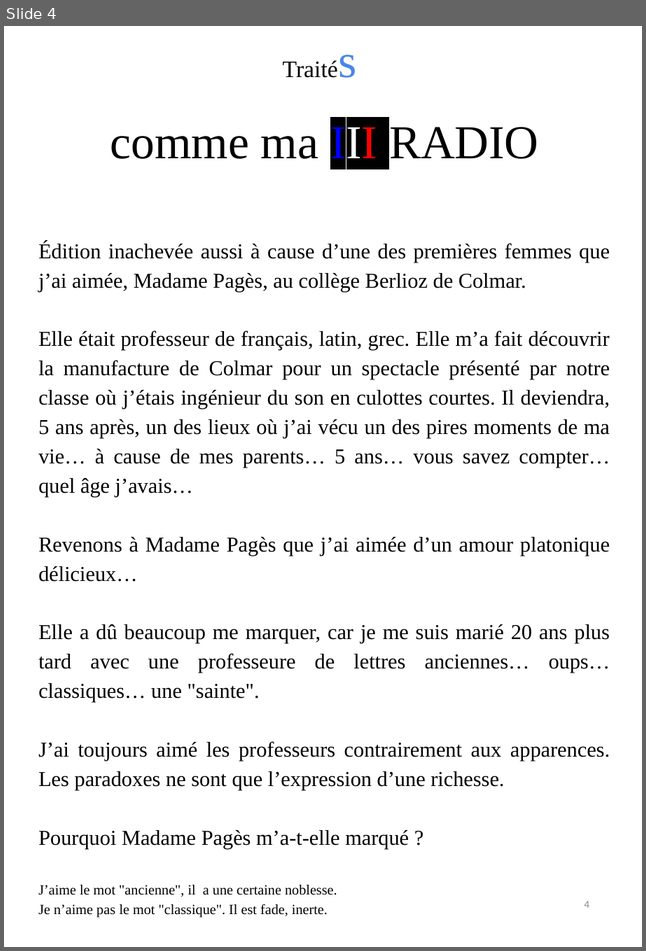
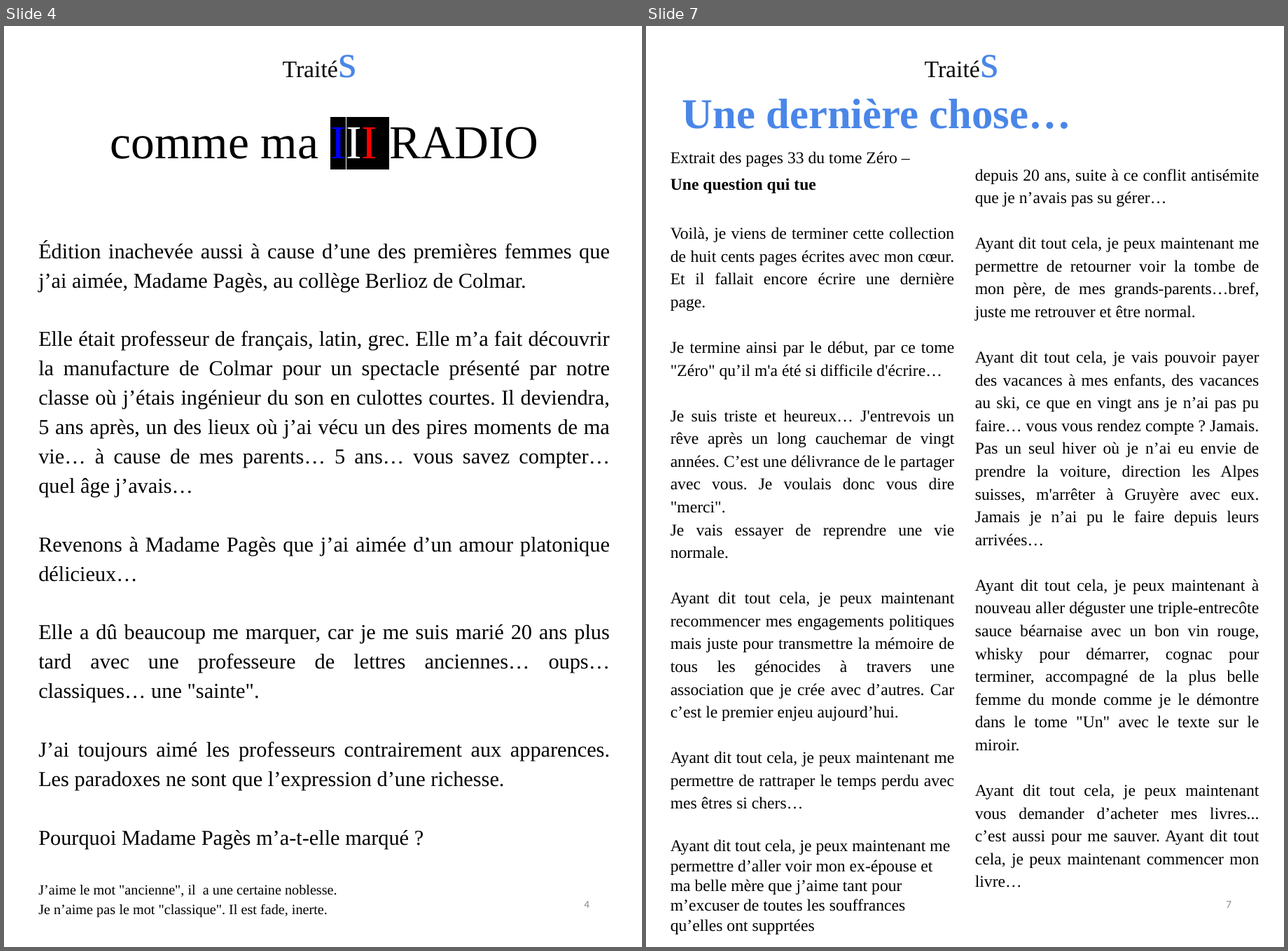
Before and after one commit to BenjaminLOUIS84/e_commerce, a slide deck: e_commerce/public/ppsx/tome3.ppsx. Shown side by side, each under a label of ours: slide 4 before the commit, slides 4 and 7 after it; the slides between them are not shown. The pictures are 646x951 and 1288x951 pixels, drawn with LibreOffice and Linux fonts; fonts in the diff are those of the drawing. Boxes give left, top, right and bottom in pixels: in the first picture for what was removed or moved away, otherwise in the second. Text is boxed around its words. In the diff, an @@ line names an element or a change of style, - is before the commit and + after.

```diff
--- a/e_commerce/public/ppsx/tome3.ppsx
+++ b/e_commerce/public/ppsx/tome3.ppsx
@@ slide 7 added at (646,26,1284,947), background #FFFFFF @@
@@ text added at (916,26,1014,118), 20.1 pt, text #000000 @@
+Traités
@@ text added at (682,99,1070,129), 36 pt, text #4A86E8, bold @@
+Une dernière chose…
@@ text added at (670,151,955,935), 14 pt, text #000000 @@
+Extrait des pages 33 du tome Zéro –
+Une question qui tue
+Voilà, je viens de terminer cette collection de huit cents pages écrites avec mon cœur. Et il fallait encore écrire une dernière page.
+Je termine ainsi par le début, par ce tome "Zéro" qu’il m'a été si difficile d'écrire…
+Je suis triste et heureux… J'entrevois un rêve après un long cauchemar de vingt années. C’est une délivrance de le partager avec vous. Je voulais donc vous dire "merci".
+Je vais essayer de reprendre une vie normale.
+Ayant dit tout cela, je peux maintenant recommencer mes engagements politiques mais juste pour transmettre la mémoire de tous les génocides à travers une association que je crée avec d’autres. Car c’est le premier enjeu aujourd’hui.
+Ayant dit tout cela, je peux maintenant me permettre de rattraper le temps perdu avec mes êtres si chers…
+Ayant dit tout cela, je peux maintenant me permettre d’aller voir mon ex-épouse et ma belle mère que j’aime tant pour m’excuser de toutes les souffrances qu’elles ont supprtées
@@ text added at (975,169,1259,888), 14 pt, text #000000 @@
+depuis 20 ans, suite à ce conflit antisémite que je n’avais pas su gérer…
+Ayant dit tout cela, je peux maintenant me permettre de retourner voir la tombe de mon père, de mes grands-parents…bref, juste me retrouver et être normal.
+Ayant dit tout cela, je vais pouvoir payer des vacances à mes enfants, des vacances au ski, ce que en vingt ans je n’ai pas pu faire… vous vous rendez compte ? Jamais. Pas un seul hiver où je n’ai eu envie de prendre la voiture, direction les Alpes suisses, m'arrêter à Gruyère avec eux. Jamais je n’ai pu le faire depuis leurs arrivées…
+Ayant dit tout cela, je peux maintenant à nouveau aller déguster une triple-entrecôte sauce béarnaise avec un bon vin rouge, whisky pour démarrer, cognac pour terminer, accompagné de la plus belle femme du monde comme je le démontre dans le tome "Un" avec le texte sur le miroir.
+Ayant dit tout cela, je peux maintenant vous demander d’acheter mes livres... c’est aussi pour me sauver. Ayant dit tout cela, je peux maintenant commencer mon livre…
@@ page number added at (1226,901,1231,908), 9 pt, text #8C8C8C @@
+7
```
Also in this commit, not shown: 2 slides changed, 52 other slides added.
